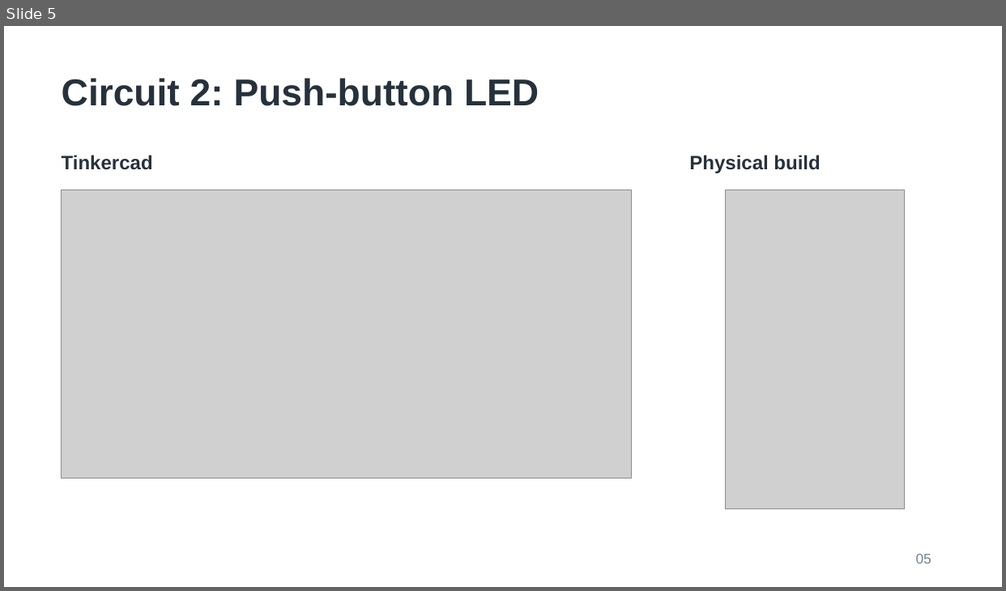
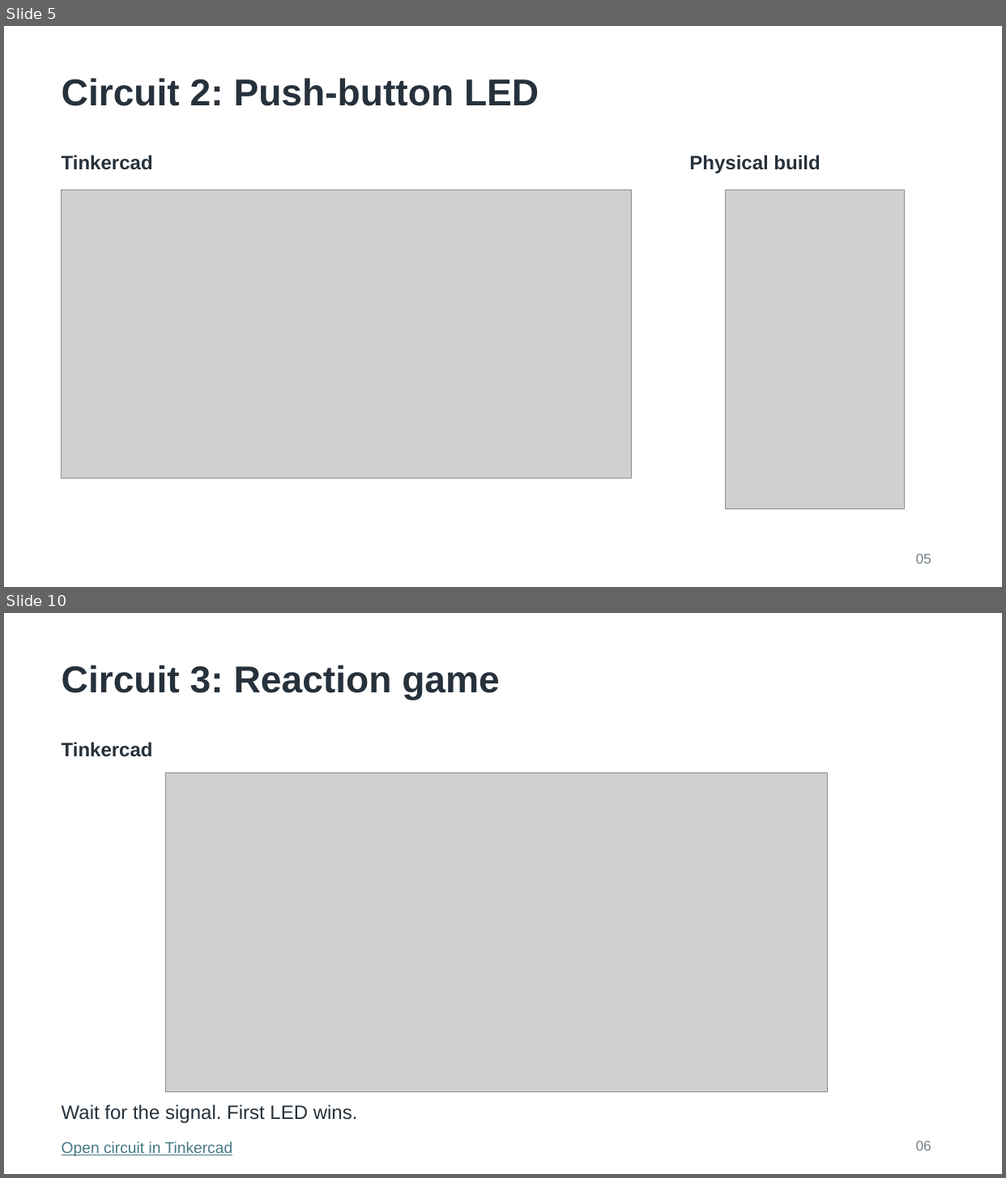
Before and after one commit to Robotics-Society-UoN/workshops, a slide deck: 2026-10-14-circuits/circuits_slides.pptx. Shown one above the other, each under a label of ours: slide 5 before the commit, slides 5 and 10 after it; the slides between them are not shown. The pictures are 1006x591 and 1006x1178 pixels, drawn with LibreOffice and Linux fonts; fonts in the diff are those of the drawing; grey boxes stand for pictures. Boxes give left, top, right and bottom in pixels: in the first picture for what was removed or moved away, otherwise in the second. Text is boxed around its words. In the diff, an @@ line names an element or a change of style, - is before the commit and + after.

Commit message:
Update circuits workshop slides with supplied PowerPoint

```diff
--- a/2026-10-14-circuits/circuits_slides.pptx
+++ b/2026-10-14-circuits/circuits_slides.pptx
@@ slide 10 added at (4,613,1002,1174), background #FFFFFF @@
@@ text added at (62,665,500,700), 36 pt, text #26313B, bold @@
+Circuit 3: Reaction game
@@ text added at (62,742,153,757), 18.8 pt, text #26313B, bold @@
+Tinkercad
@@ picture added at (166,773,829,1093) @@
@@ text added at (62,1105,358,1123), 18.8 pt, text #26313B @@
+Wait for the signal. First LED wins.
@@ text added at (62,1142,233,1157), 15 pt, text #467886, underline @@
+Open circuit in Tinkercad
@@ text added at (916,1141,931,1151), 13.5 pt, text #73818C @@
+06
```
Also in this commit, not shown: 5 other slides added, 1 other file.
